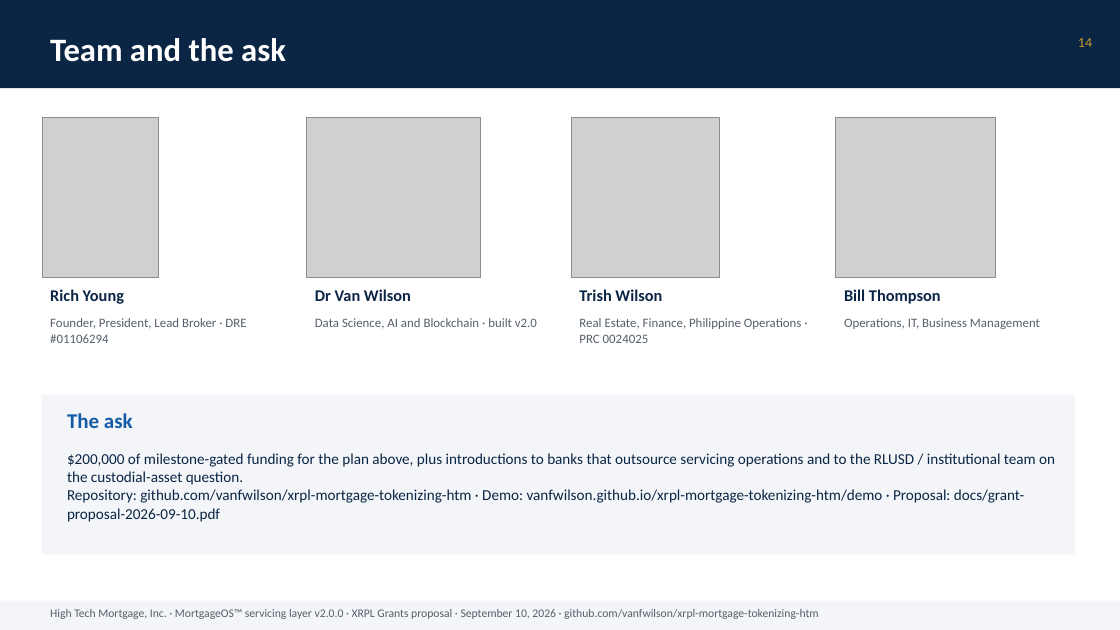
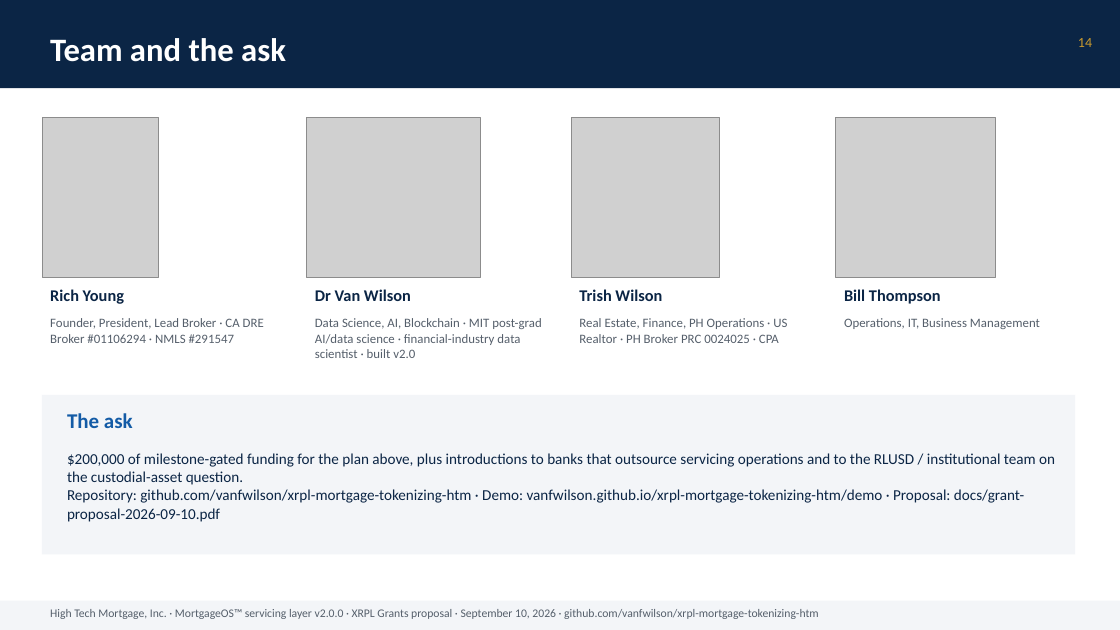
Before and after one commit to vanfwilson/xrpl-mortgage-tokenizing-htm, a slide deck: slide 14 of docs/grant-deck-2026-09-10.pptx. Drawn at 1120x630 pixels with LibreOffice and Linux fonts; fonts in the diff are those of the drawing; grey boxes stand for pictures. Boxes give left, top, right and bottom in pixels: in the first picture for what was removed or moved away, otherwise in the second. Text is boxed around its words. In the diff, an @@ line names an element or a change of style, - is before the commit and + after.

```diff
--- a/docs/grant-deck-2026-09-10.pptx
+++ b/docs/grant-deck-2026-09-10.pptx
@@ text at [50,318,264,343]: text changed @@
-Founder, President, Lead Broker · DRE #01106294
+Founder, President, Lead Broker · CA DRE Broker #01106294 · NMLS #291547
@@ text at [315,318,541,358]: text changed @@
-Data Science, AI and Blockchain · built v2.0
+Data Science, AI, Blockchain · MIT post-grad AI/data science · financial-industry data scientist · built v2.0
@@ text at [579,318,787,343]: text changed @@
-Real Estate, Finance, Philippine Operations · PRC 0024025
+Real Estate, Finance, PH Operations · US Realtor · PH Broker PRC 0024025 · CPA
```
Also in this commit, not shown: 3 other files.
